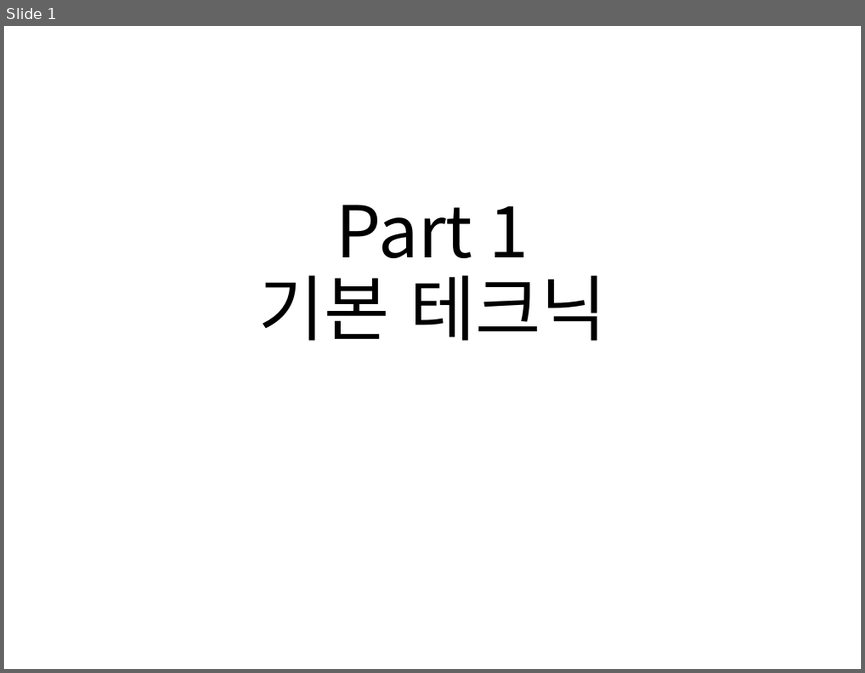
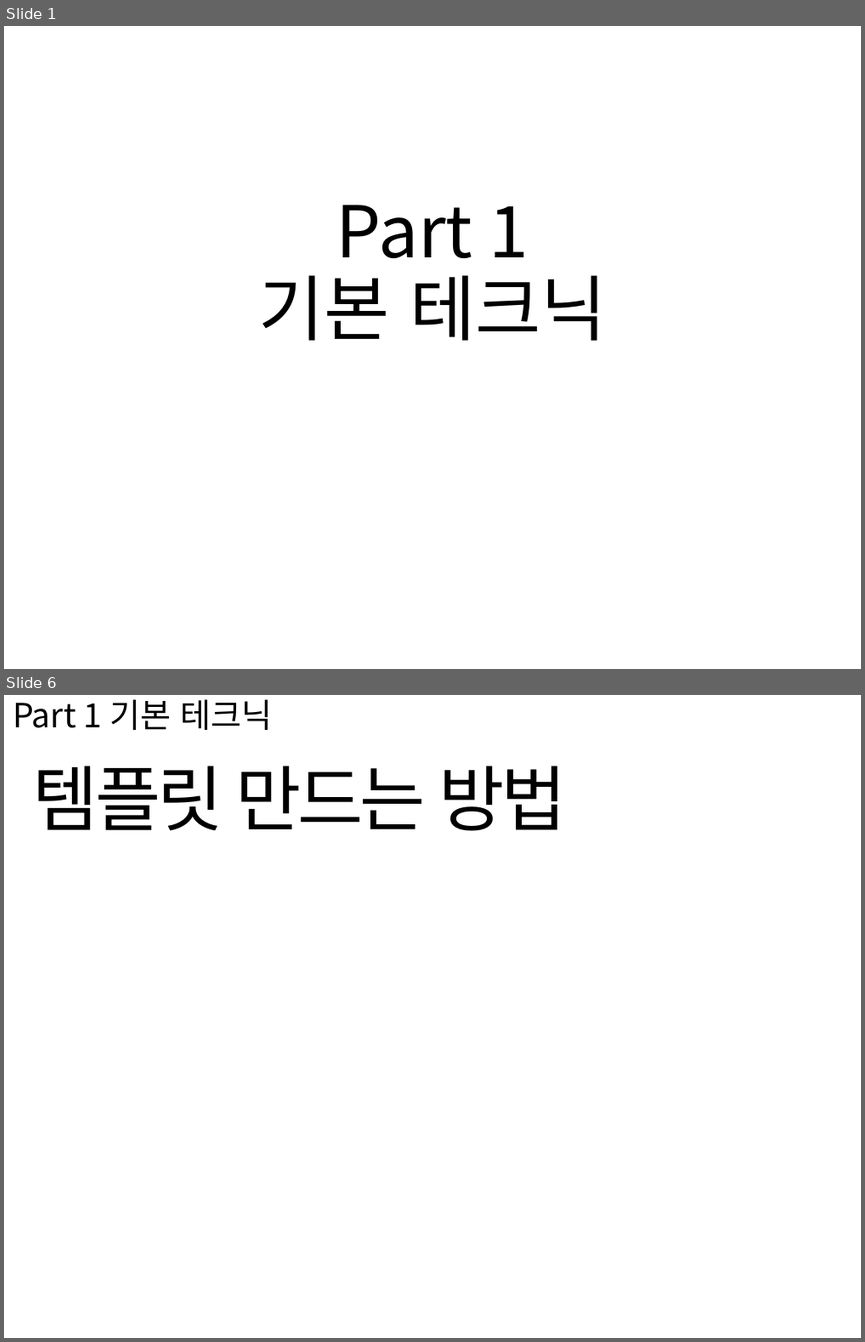
Before and after one commit to kimdaehee5609/BOOK_Bind, a slide deck: doc/책 제본.pptx. Shown one above the other, each under a label of ours: slide 1 before the commit, slides 1 and 6 after it; the slides between them are not shown. The pictures are 865x673 and 865x1342 pixels, drawn with LibreOffice and Linux fonts; fonts in the diff are those of the drawing. Boxes give left, top, right and bottom in pixels: in the first picture for what was removed or moved away, otherwise in the second. Text is boxed around its words. In the diff, an @@ line names an element or a change of style, - is before the commit and + after.

```diff
--- a/doc/책 제본.pptx
+++ b/doc/책 제본.pptx
@@ slide 6 added at bbox=[4, 695, 861, 1338], background #FFFFFF @@
@@ text added at bbox=[12, 699, 272, 730], 28 pt, text #000000 @@
+Part 1 기본 테크닉
@@ title added at bbox=[33, 766, 566, 831], 60 pt, text #000000 @@
+템플릿 만드는 방법
```
Also in this commit, not shown: 4 slides changed, 2 other slides added, 8 other files.
